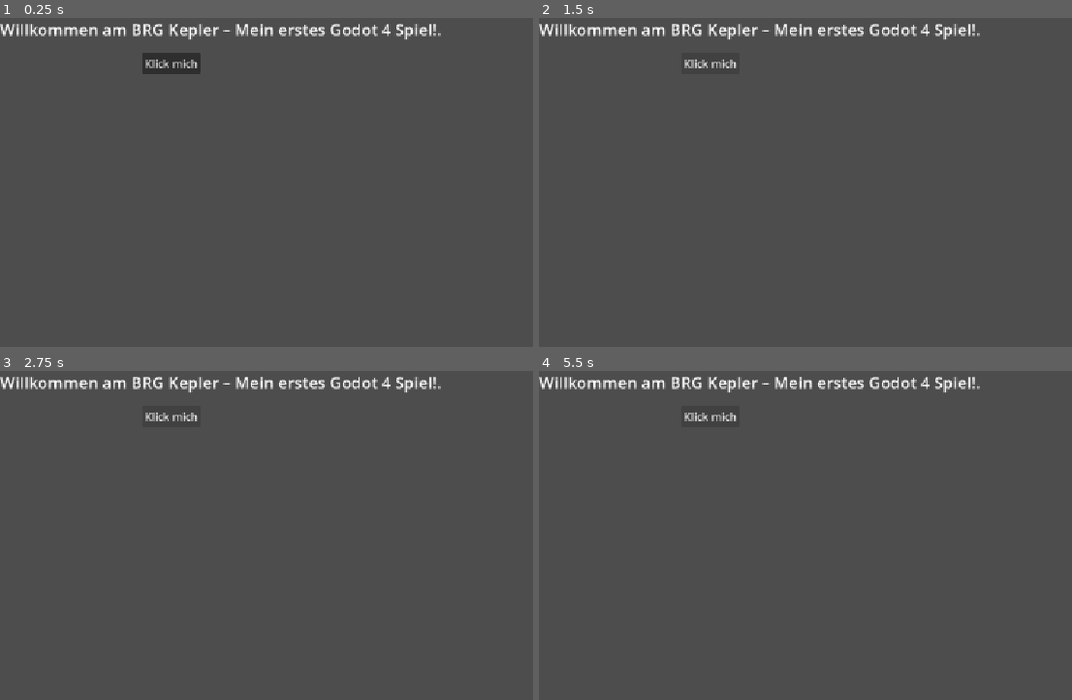
Above: before the commit, frames 1-4 (two rows, left to right).
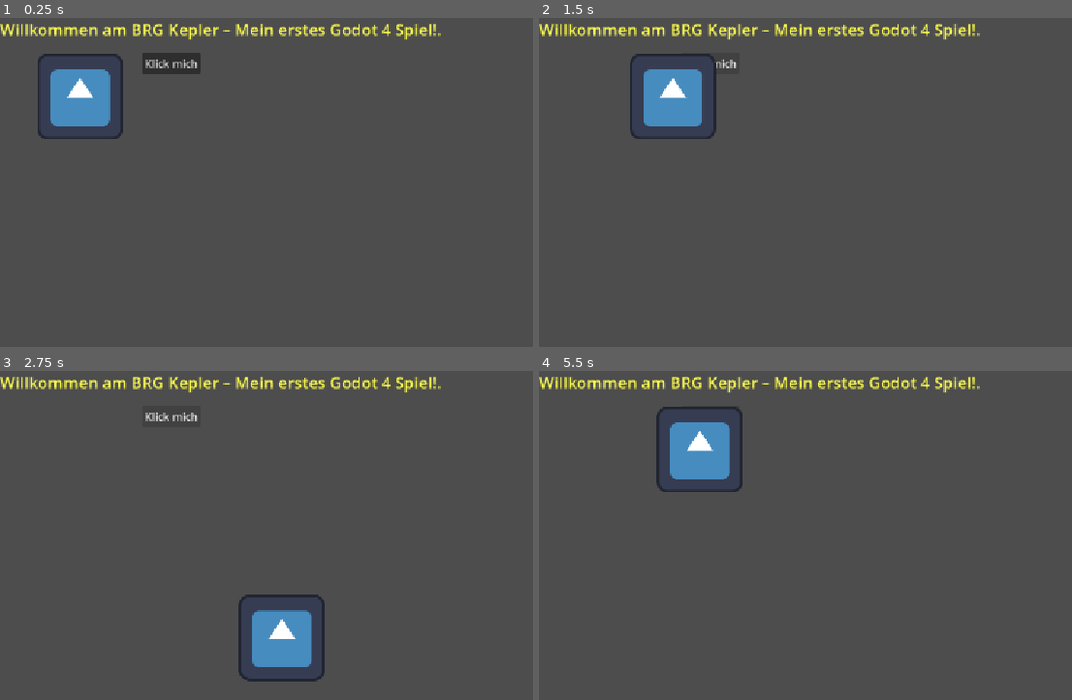
Above: after the commit, the same moments.

Repository: EliasEcker/2026-6b-it15-godot-eecker2021
Game: Godot game, scene res://main.tscn
The game is run twice, just before and just after one commit, with the same random seed, the same clock (stepped at 60 frames per second) and the same inputs. The engine's default icon, where the game draws it, is replaced by a stand-in: a white triangle on a blue panel in a dark square.
Inputs:
- Up to frame 1 (0.25 s): no input
- Up to frame 2 (1.5 s): click "Klick mich" at 0.5 s; tap Enter at 1.25 s; hold D (move_right, bound only after the commit) from 1.28 s (still down)
- Up to frame 3 (2.75 s): release D (move_right, bound only after the commit) at 2.03 s; hold S (move_down, bound only after the commit) from 2.03 s (still down)
- Up to frame 4 (5.5 s): release S (move_down, bound only after the commit) at 2.78 s; hold D (move_right, bound only after the commit) 2.78-3.53 s; hold W (move_up, bound only after the commit) 3.53-4.28 s; hold A (move_left, bound only after the commit) from 4.28 s (still down)

The runs differ from the first frame. In frame 1, 4.0% of the frame differs, in the area x 0-83%, y 1-37%; in frame 2, 4.0%; in frame 3, 4.0%; in frame 4, 4.2%.

Commit message:
feat(task-02): implement 8-way player movement with normalized vectors

Diff:
--- a/main.tscn
+++ b/main.tscn
@@ -1,10 +1,14 @@
 [gd_scene format=3 uid="uid://c7vjxmkp5xrod"]
+
+[ext_resource type="Texture2D" uid="uid://bph3y2mwnqukp" path="res://icon.svg" id="1_0xm2m"]
+[ext_resource type="Script" uid="uid://c3hnwmwllxmx2" path="res://player.gd" id="2_h2yge"]
 
 [node name="Main" type="Node2D" unique_id=1624120665]
 
 [node name="Label" type="Label" parent="." unique_id=1308530082]
 offset_right = 351.0
 offset_bottom = 78.0
+theme_override_colors/font_color = Color(1, 1, 0.30588236, 1)
 theme_override_font_sizes/font_size = 24
 text = "Willkommen am BRG Kepler – Mein erstes Godot 4 Spiel!."
 
@@ -14,3 +18,8 @@
 offset_right = 219.0
 offset_bottom = 60.0
 text = "Klick mich"
+
+[node name="Sprite2D" type="Sprite2D" parent="." unique_id=767431794]
+position = Vector2(119, 117)
+texture = ExtResource("1_0xm2m")
+script = ExtResource("2_h2yge")
--- /dev/null
+++ b/player.gd
@@ -0,0 +1,24 @@
+extends Sprite2D
+
+# Geschwindigkeit in Pixel pro Sekunde
+@export var speed: float = 400.0
+
+func _ready() -> void:
+	print("Player initialisiert am BRG Kepler!")
+
+func _process(delta: float) -> void:
+	var direction: Vector2 = Vector2.ZERO
+
+	if Input.is_action_pressed("move_right"):
+		direction.x += 1
+	if Input.is_action_pressed("move_left"):
+		direction.x -= 1
+	if Input.is_action_pressed("move_down"):
+		direction.y += 1
+	if Input.is_action_pressed("move_up"):
+		direction.y -= 1
+
+	if direction.length() > 0:
+		direction = direction.normalized()
+
+	position += direction * speed * delta
--- a/project.godot
+++ b/project.godot
@@ -20,6 +20,29 @@
 window/stretch/mode="canvas_items"
 window/stretch/aspect="expand"
 
+[input]
+
+move_left={
+"deadzone": 0.2,
+"events": [Object(InputEventKey,"resource_local_to_scene":false,"resource_name":"","device":-1,"window_id":0,"alt_pressed":false,"shift_pressed":false,"ctrl_pressed":false,"meta_pressed":false,"pressed":false,"keycode":0,"physical_keycode":65,"key_label":0,"unicode":97,"location":0,"echo":false,"script":null)
+]
+}
+move_right={
+"deadzone": 0.2,
+"events": [Object(InputEventKey,"resource_local_to_scene":false,"resource_name":"","device":-1,"window_id":0,"alt_pressed":false,"shift_pressed":false,"ctrl_pressed":false,"meta_pressed":false,"pressed":false,"keycode":0,"physical_keycode":68,"key_label":0,"unicode":100,"location":0,"echo":false,"script":null)
+]
+}
+move_up={
+"deadzone": 0.2,
+"events": [Object(InputEventKey,"resource_local_to_scene":false,"resource_name":"","device":-1,"window_id":0,"alt_pressed":false,"shift_pressed":false,"ctrl_pressed":false,"meta_pressed":false,"pressed":false,"keycode":0,"physical_keycode":87,"key_label":0,"unicode":119,"location":0,"echo":false,"script":null)
+]
+}
+move_down={
+"deadzone": 0.2,
+"events": [Object(InputEventKey,"resource_local_to_scene":false,"resource_name":"","device":-1,"window_id":0,"alt_pressed":false,"shift_pressed":false,"ctrl_pressed":false,"meta_pressed":false,"pressed":false,"keycode":0,"physical_keycode":83,"key_label":0,"unicode":115,"location":0,"echo":false,"script":null)
+]
+}
+
 [physics]
 
 3d/physics_engine="Jolt Physics"
Not shown, added: player.gd.uid
